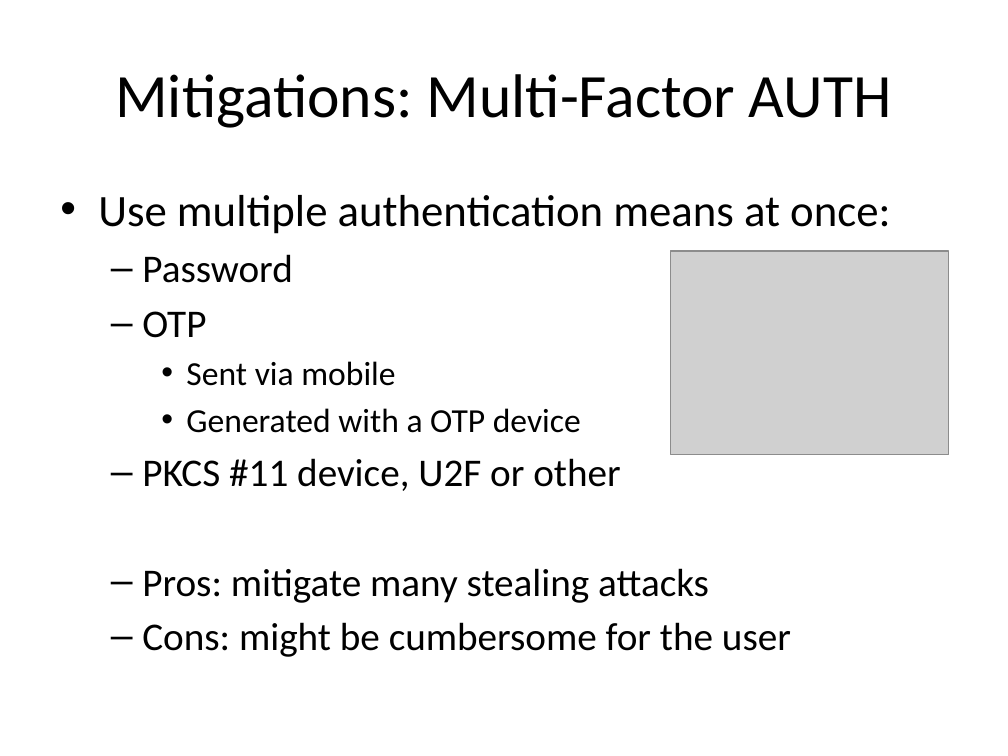
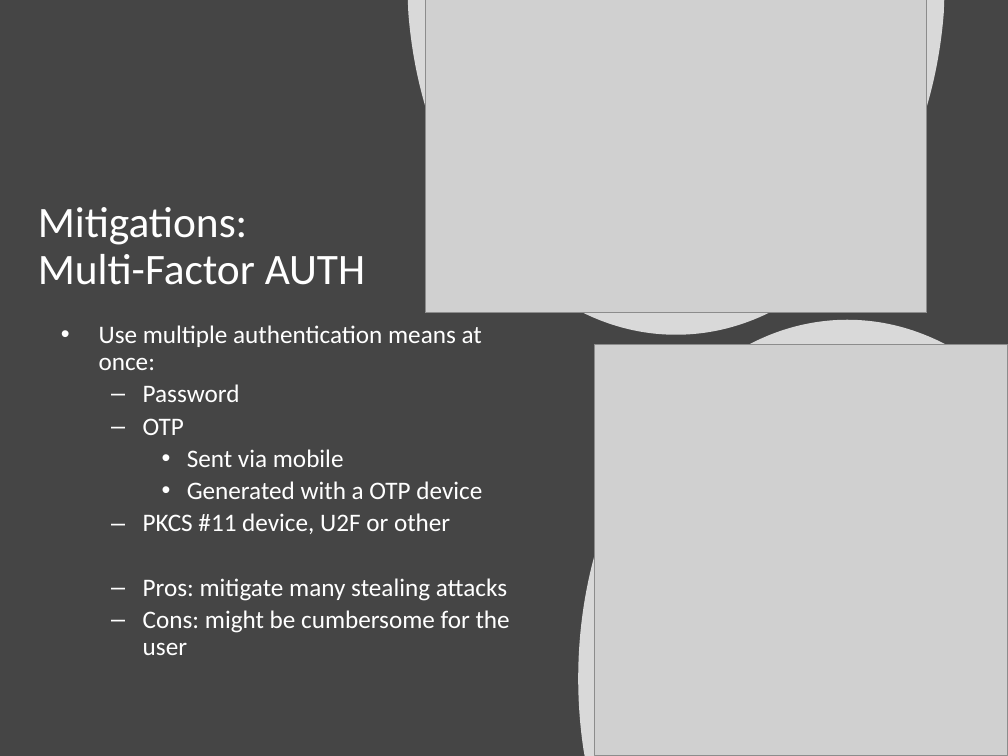
Before and after one commit to DeMaCS-UNICAL/NetworkSecurity, a slide deck: slide 11 of slides/PasswordStorage.pptx (slide 10 before the commit). Drawn at 1008x756 pixels with LibreOffice and Linux fonts; fonts in the diff are those of the drawing; grey boxes stand for pictures. Boxes give left, top, right and bottom in pixels: in the first picture for what was removed or moved away, otherwise in the second. Text is boxed around its words. In the diff, an @@ line names an element or a change of style, - is before the commit and + after.

Commit message:
-Improved many slides

```diff
--- a/slides/PasswordStorage.pptx
+++ b/slides/PasswordStorage.pptx
@@ background #FFFFFF to #454545 @@
@@ freeform shape added at (x1=408, y1=0, x2=944, y2=335), fill #FFFFFF at 80% opacity @@
@@ picture added at (x1=425, y1=0, x2=927, y2=313) @@
@@ title "Mitigations: Multi-Factor AUTH" moved from (x1=115, y1=74, x2=892, y2=128) to (x1=38, y1=207, x2=365, y2=285) @@
@@ title "Mitigations: Multi-Factor AUTH" at (x1=38, y1=207, x2=365, y2=285): size 44 to 31 pt, text colour #000000 to #FFFFFF; alignment centre to left; line spacing 1 to 0.9 @@
@@ text "Use multiple authentication means at ..." moved from (x1=98, y1=195, x2=890, y2=657) to (x1=99, y1=325, x2=510, y2=655) @@
@@ text "Use multiple authentication means at ..." at (x1=99, y1=325, x2=510, y2=655): size 32 to 18 pt in "Use multiple authentication means at once:"; text colour #000000 to #FFFFFF; size 28 to 18 pt in "Password", "OTP", "PKCS #11 device, U2F or other", "Pros: mitigate many stealing attacks" and 1 more places; size 24 to 18 pt in "Sent via mobile", "Generated with a OTP device"; line spacing 1 to 0.9; less space between paragraphs @@
@@ freeform shape added at (x1=579, y1=320, x2=1008, y2=756), fill #FFFFFF at 80% opacity @@
@@ picture resized from (x1=670, y1=251, x2=949, y2=455) to (x1=595, y1=345, x2=1008, y2=756) @@
```
Also in this commit, not shown: 3 other slides changed, 6 slides added, 2 other files.
